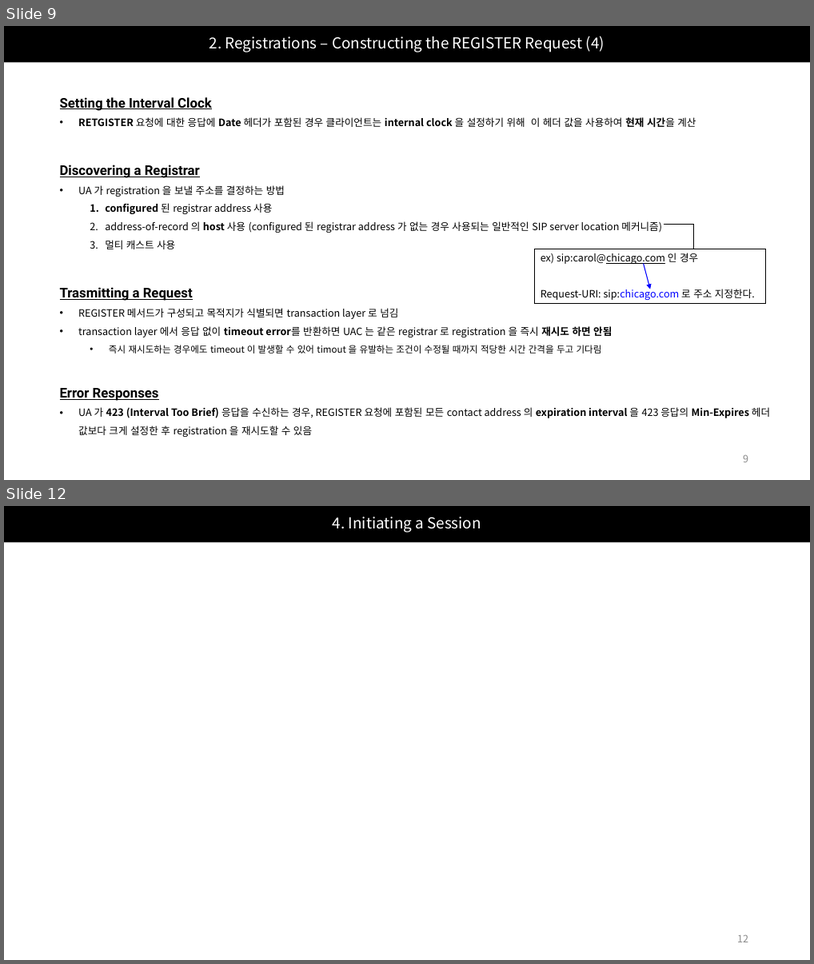
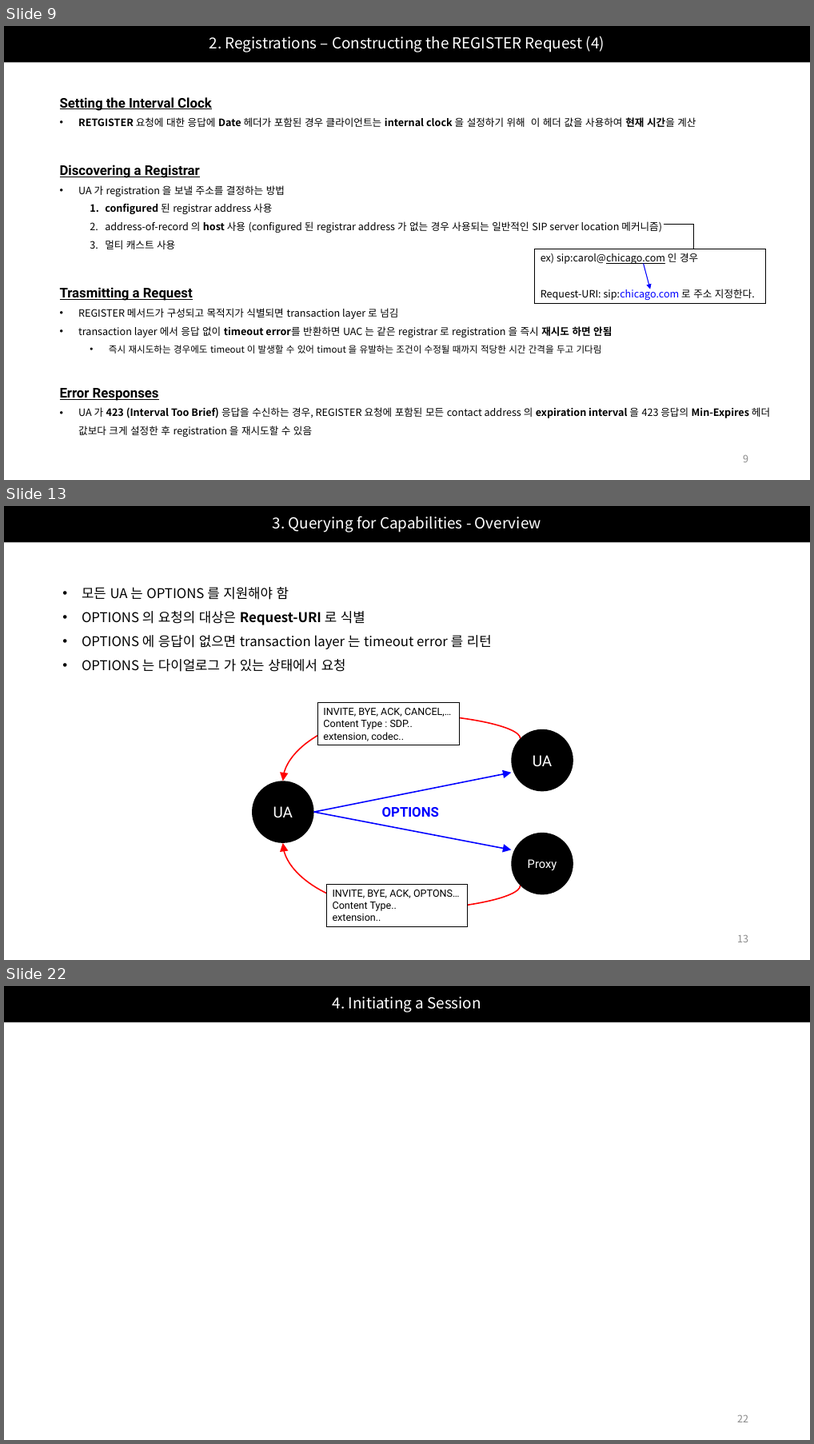
Before and after one commit to Epsilonely/SIP-Survey, a slide deck: 세미나 2차.pptx. Shown one above the other, each under a label of ours: slides 9 and 12 before the commit, slides 9, 13 and 22 after it; the slides between them are not shown. The pictures are 814x964 and 814x1444 pixels, drawn with LibreOffice and Linux fonts; fonts in the diff are those of the drawing. Boxes give left, top, right and bottom in pixels: in the first picture for what was removed or moved away, otherwise in the second. Text is boxed around its words. In the diff, an @@ line names an element or a change of style, - is before the commit and + after.

```diff
--- a/세미나 2차.pptx
+++ b/세미나 2차.pptx
@@ slide 13 added at [4,506,810,960], background #FFFFFF @@
@@ title added at [4,506,810,542], fill #000000, 18 pt, text #FFFFFF @@
+3. Querying for Capabilities - Overview
@@ text added at [82,587,492,672], 16 pt, text #000000 @@
+• 모든 UA 는 OPTIONS 를 지원해야 함
+• OPTIONS 의 요청의 대상은 Request-URI 로 식별
+• OPTIONS 에 응답이 없으면 transaction layer 는 timeout error 를 리턴
+• OPTIONS 는 다이얼로그 가 있는 상태에서 요청
@@ group added at [252,703,574,927]: 3 ellipses, 2 arrows, 2 curved arrows, 2 rectangles, 1 text @@
+UA
+UA
+Proxy
+OPTIONS
+INVITE, BYE, ACK, CANCEL,…
+Content Type : SDP..
+extension, codec..
+INVITE, BYE, ACK, OPTONS…
+Content Type..
+extension..
@@ page number added at [738,935,749,942], 12 pt, text #8C8C8C @@
+13
@@ what was slide 12 is now slide 22 @@
@@ page number at [738,1415,749,1422]: text changed @@
-12
+22
```
Also in this commit, not shown: 5 slides changed, 10 other slides added, 1 slide removed.
